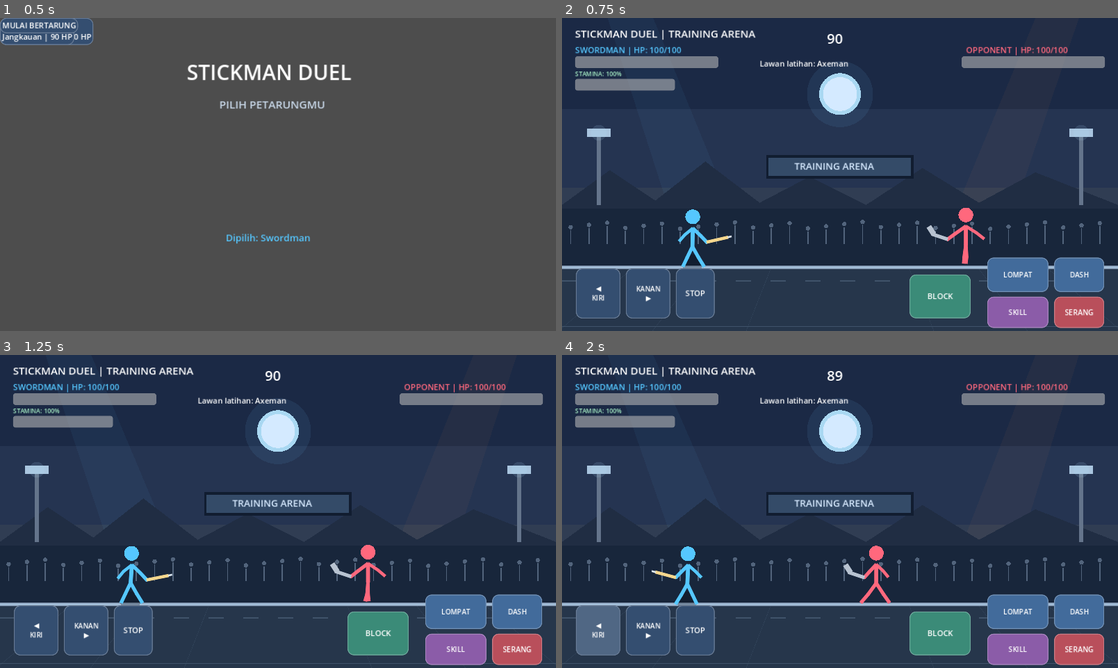
Above: before the commit, frames 1-4 (two rows, left to right).
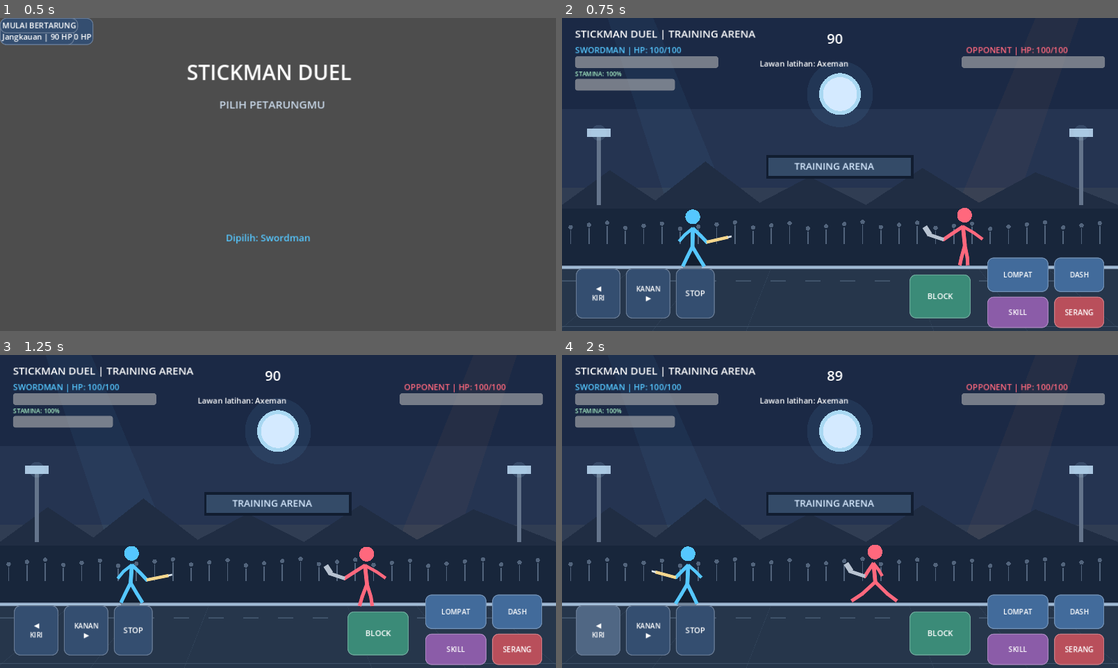
Above: after the commit, the same moments.

Repository: satriamada-web/stickman-duel
Game: Godot game, scene res://scenes/main.tscn
Same seed, same stepped clock (60 frames per second), same inputs: the game is played once before the commit and once after it.
Inputs:
- Up to frame 1 (0.5 s): no input
- Up to frame 2 (0.75 s): click "MULAI BERTARUNG" at 0.5 s
- Up to frame 3 (1.25 s): no input
- Up to frame 4 (2 s): click "◀ KIRI" at 1.25 s

Frame 1 is identical in both runs. In frame 2, 0.3% of the frame differs, in the area x 21-77%, y 60-80%; in frame 3, 0.4%, in the area x 21-70%, y 60-81%; in frame 4, 0.4%.

Commit message:
Build core locomotion and three-phase combat animation

Diff:
--- a/scripts/main.gd
+++ b/scripts/main.gd
@@ -26,6 +26,7 @@
 var dash_time := 0.0
 var jump_height := 0.0
 var jump_velocity := 0.0
+var landing_time := 0.0
 var player_facing := 1
 var attack_animation_time := 0.0
 var attack_animation_duration := 0.32
@@ -155,6 +156,7 @@
 	if not game_started or match_over:
 		return
 	animation_time += delta
+	landing_time = maxf(0.0, landing_time - delta)
 	attack_animation_time = maxf(0.0, attack_animation_time - delta)
 	enemy_attack_animation_time = maxf(0.0, enemy_attack_animation_time - delta)
 	player_hit_flash = maxf(0.0, player_hit_flash - delta)
@@ -185,11 +187,15 @@
 	dash_cooldown = maxf(0.0, dash_cooldown - delta)
 	dash_time = maxf(0.0, dash_time - delta)
 	if jump_height > 0.0 or jump_velocity > 0.0:
+		var previous_jump_height := jump_height
 		jump_height += jump_velocity * delta
 		jump_velocity -= 1500.0 * delta
 		if jump_height <= 0.0:
 			jump_height = 0.0
 			jump_velocity = 0.0
+			if previous_jump_height > 0.0:
+				landing_time = 0.18
+				_play_sfx("block")
 	enemy_attack_cooldown = maxf(0.0, enemy_attack_cooldown - delta)
 	if enemy_attack_windup > 0.0:
 		enemy_attack_windup = maxf(0.0, enemy_attack_windup - delta)
@@ -317,7 +323,7 @@
 			var trail_offset := float(trail_index) * 17.0 * float(player_facing)
 			draw_line(Vector2(player_x - trail_offset, FLOOR_Y - 75.0), Vector2(player_x - trail_offset - 24.0 * float(player_facing), FLOOR_Y - 75.0), trail_color, 5.0 - float(trail_index) * 0.7, true)
 	draw_circle(Vector2(player_x, FLOOR_Y - 3.0), 23.0 - minf(jump_height * 0.035, 12.0), Color(0.02, 0.04, 0.08, 0.28))
-	_draw_fighter(player_x, FLOOR_Y - jump_height, player_tint, …(265 unchanged characters)… ep, player_hit_flash, selected_character)
+	_draw_fighter(player_x, FLOOR_Y - jump_height, player_tint, …(265 unchanged characters)… ep, player_hit_flash, selected_character, landing_time)
 	_draw_fighter(enemy_x, FLOOR_Y, enemy_tint, enemy_facing, "AXE", absf(enemy_x - player_x) > 125.0, enemy_attack_animation_time, 0.24, false, false, 1, enemy_hit_flash, "Axeman")
 	if enemy_attack_windup > 0.0:
 		var tell_progress := 1.0 - clampf(enemy_attack_windup / (0.48 if enemy_attack_heavy else 0.28), 0.0, 1.0)
@@ -406,19 +412,25 @@
 		draw_line(Vector2(float(x), FLOOR_Y + 8), Vector2(640.0 + (float(x) - 640.0) * 1.35, 720.0), Color(0.55, 0.68, 0.82, 0.10), 1.0)
 	draw_line(Vector2(0, 710), Vector2(1280, 710), Color("#40536a"), 2.0)
 
-func _draw_fighter(x: float, floor_y: float, tint: Color, direction: int, weapon: String, walking: bool, attack_time: float, attack_duration: float, dashing: bool, airborne: bool, combo_style: int, hit_time: float, fighter_name: String) -> void:
-	# Animasi prosedural dengan fase ancang-ancang, ayunan, dan pemulihan.
-	var phase := animation_time * (13.0 if walking else 2.2)
-	var stride := sin(phase) if walking else 0.0
+func _draw_fighter(x: float, floor_y: float, tint: Color, direction: int, weapon: String, walking: bool, attack_time: float, attack_duration: float, dashing: bool, airborne: bool, combo_style: int, hit_time: float, fighter_name: String, landing: float = 0.0) -> void:
+	# Rig prosedural: ritme langkah, pusat berat, dan pose serangan dibangun dari waktu.
+	var gait_rate := 18.0 if dashing else (11.5 if walking else 2.2)
+	var phase := animation_time * gait_rate
+	var stride := sin(phase) if walking or dashing else 0.0
+	var landing_weight := clampf(landing / 0.18, 0.0, 1.0)
+	var landing_squash := sin(landing_weight * PI) * 8.0
 	var idle_breath := sin(animation_time * 2.4)
 	var idle_phase := animation_time * 1.7 + (0.0 if fighter_name == "Swordman" else (1.1 if fighter_name == "Axeman" else 2.0))
 	var idle_sway := sin(idle_phase)
 	var is_idle := not walking and attack_time <= 0.0 and not dashing and not airborne and hit_time <= 0.0
 	var idle_strength := 1.0 if is_idle else 0.0
-	var bob := absf(sin(phase * 2.0)) * 5.0 if walking else idle_breath * 1.8 + absf(idle_sway) * 1.2 * idle_strength
+	var bob := absf(sin(phase * 2.0)) * (7.0 if dashing else 5.0) if walking or dashing else idle_breath * 1.8 + absf(idle_sway) * 1.2 * idle_strength
+	bob += landing_squash
 	var lean := 0.0
 	if dashing:
-		lean = -float(direction) * 13.0
+		lean = float(direction) * 18.0
+	elif walking:
+		lean = float(direction) * (5.0 + absf(stride) * 2.0)
 	elif attack_time > 0.0:
 		var attack_progress := 1.0 - clampf(attack_time / maxf(attack_duration, 0.01), 0.0, 1.0)
 		# Sedikit mundur saat persiapan, condong ke depan saat ayunan.
@@ -438,10 +450,11 @@
 
 	# Kaki bergantian melangkah; saat diam, lutut tetap sedikit menekuk.
 	var leg_swing := stride * 23.0
-	var front_knee := hip + Vector2(14.0 * direction + leg_swing, 25.0 + absf(stride) * 4.0)
-	var back_knee := hip + Vector2(-12.0 * direction - leg_swing, 25.0 + absf(stride) * 4.0)
-	var front_foot := front_knee + Vector2(13.0 * direction + leg_swing * 0.7, 21.0 - absf(stride) * 9.0)
-	var back_foot := back_knee + Vector2(-10.0 * direction - leg_swing * 0.7, 21.0 - absf(stride) * 9.0)
+	var step_lift := absf(cos(phase)) * (11.0 if dashing else 7.0) if walking or dashing else 0.0
+	var front_knee := hip + Vector2(14.0 * direction + leg_swing, 24.0 + absf(stride) * 5.0)
+	var back_knee := hip + Vector2(-12.0 * direction - leg_swing, 24.0 + absf(stride) * 5.0)
+	var front_foot := front_knee + Vector2(13.0 * direction + leg_swing * 0.7, 21.0 - step_lift)
+	var back_foot := back_knee + Vector2(-10.0 * direction - leg_swing * 0.7, 21.0 - step_lift)
 
 	var front_elbow := shoulder + Vector2(18.0 * direction - stride * 9.0 + idle_sway * 2.0 * idle_strength, 17.0 + idle_breath * 2.0 * idle_strength)
 	var front_hand := front_elbow + Vector2(13.0 * direction - stride * 7.0 + idle_sway * 1.5 * idle_strength, 13.0 + idle_breath * 2.5 * idle_strength)
@@ -450,31 +463,34 @@
 
 	if attack_time > 0.0:
 		var progress := 1.0 - clampf(attack_time / maxf(attack_duration, 0.01), 0.0, 1.0)
-		var windup := 1.0 - clampf(progress / 0.28, 0.0, 1.0)
-		var strike := sin(clampf((progress - 0.18) / 0.58, 0.0, 1.0) * PI)
-		var reach := 58.0 * strike
-		front_elbow = shoulder + Vector2((23.0 - 15.0 * windup + reach * 0.35) * direction, -7.0 - 7.0 * strike)
-		front_hand = shoulder + Vector2((37.0 - 22.0 * windup + reach) * direction, -13.0 - 12.0 * strike)
-		back_elbow = shoulder + Vector2(-22.0 * direction, 19.0)
+		# 0-25% anticipation, 25-68% strike, 68-100% follow-through.
+		var anticipation := 1.0 - clampf(progress / 0.25, 0.0, 1.0)
+		var strike_progress := clampf((progress - 0.25) / 0.43, 0.0, 1.0)
+		var strike := sin(strike_progress * PI * 0.5)
+		var follow := clampf((progress - 0.68) / 0.32, 0.0, 1.0)
+		var reach := 62.0 * strike - 13.0 * follow
+		front_elbow = shoulder + Vector2((24.0 - 19.0 * anticipation + reach * 0.32) * direction, -8.0 - 8.0 * strike + 5.0 * follow)
+		front_hand = shoulder + Vector2((39.0 - 31.0 * anticipation + reach) * direction, -12.0 - 15.0 * strike + 8.0 * follow)
+		back_elbow = shoulder + Vector2((-22.0 + 7.0 * anticipation) * direction, 18.0)
 		back_hand = back_elbow + Vector2(-14.0 * direction, 9.0)
 
-		# Tiap senjata memiliki bentuk ayunan yang berbeda.
+		# Siluet ayunan disesuaikan dengan karakter senjata.
 		if weapon == "SPEAR":
-			front_elbow = shoulder + Vector2(34.0 * direction, -2.0)
-			front_hand = shoulder + Vector2((72.0 if combo_style != 3 else 92.0) * direction, -4.0)
+			front_elbow = shoulder + Vector2((25.0 + 13.0 * strike - 5.0 * follow) * direction, -3.0)
+			front_hand = shoulder + Vector2((48.0 + (48.0 if combo_style == 3 else 30.0) * strike - 10.0 * follow) * direction, -5.0 - 5.0 * strike)
 		elif weapon == "AXE":
-			var axe_swing := 1.0 if combo_style == 3 else 0.65
-			front_elbow = shoulder + Vector2(17.0 * direction, -24.0 * axe_swing)
-			front_hand = shoulder + Vector2(40.0 * direction, -34.0 * axe_swing + 8.0)
+			var axe_swing := 1.0 if combo_style == 3 else 0.72
+			front_elbow = shoulder + Vector2((17.0 + 8.0 * strike) * direction, -18.0 * axe_swing + 15.0 * follow)
+			front_hand = shoulder + Vector2((35.0 + 24.0 * strike - 10.0 * follow) * direction, -31.0 * axe_swing + 28.0 * strike + 12.0 * follow)
 		elif combo_style == 2:
-			front_elbow = shoulder + Vector2(30.0 * direction, 12.0)
-			front_hand = shoulder + Vector2(64.0 * direction, 19.0)
+			front_elbow += Vector2(5.0 * direction, 10.0)
+			front_hand += Vector2(10.0 * direction, 22.0)
 		elif combo_style == 3:
-			front_elbow = shoulder + Vector2(30.0 * direction, -24.0)
-			front_hand = shoulder + Vector2(76.0 * direction, -34.0)
-
-		front_knee += Vector2(-5.0 * direction * windup, 0.0)
-		front_foot += Vector2(-7.0 * direction * windup, 0.0)
+			front_elbow += Vector2(8.0 * direction, -12.0)
+			front_hand += Vector2(17.0 * direction, -22.0)
+
+		front_knee += Vector2(-7.0 * direction * anticipation + 3.0 * direction * follow, 0.0)
+		front_foot += Vector2(-10.0 * direction * anticipation, -2.0 * strike)
 
 	if hit_time > 0.0:
 		# Reaksi terpukul: badan mundur, lutut menekuk, tangan terangkat.
@@ -709,6 +725,7 @@
 	dash_time = 0.0
 	jump_height = 0.0
 	jump_velocity = 0.0
+	landing_time = 0.0
 	player_facing = 1
 	player_stun_time = 0.0
 	enemy_stun_time = 0.0
